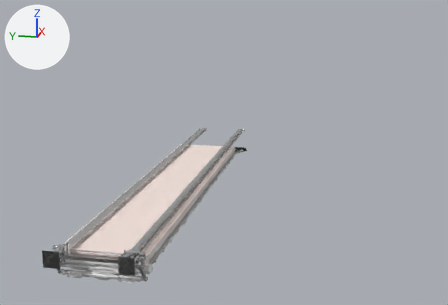
Before and after pictures for a commit that changed the FBX model a-frame_simplified/meshes/trucks/tuning/main.fbx.
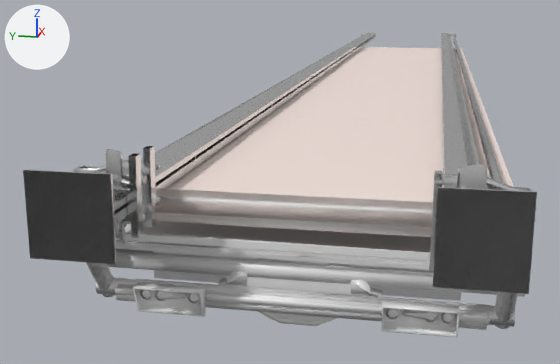
Each version appears first whole from a camera (50 mm lens) standing at (-0.1918, -0.0825, 0.1027) and looking at (0.1151, -0.0212, 0.026), and next in a close-up from a camera (50 mm lens) standing at (-0.057, -0.0101, 0.0318) and looking at (0.0, 0.0013, 0.0175). Arrows for +X, +Y and +Z are at upper left; the lights stay in place. Where no turn or scale is listed for an object, it has been applied to the vertices. Vertices at the same position are counted once.

In view in the first close-up: 'body.156', 'cdt_Body', 'cdt_LeftAnchor.002', 'cdt_Overcrank', 'cdt_Ramp', 'cdt_RightAnchor.002', 'cdt_TopLeftAnchor', 'cdt_TopRightAnchor', 'ramp', 'topRightAnchor'.
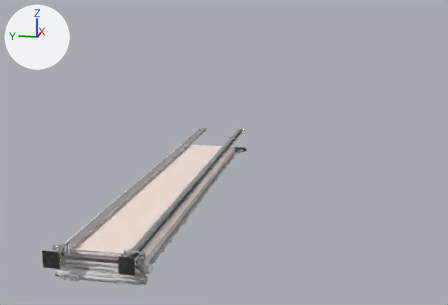
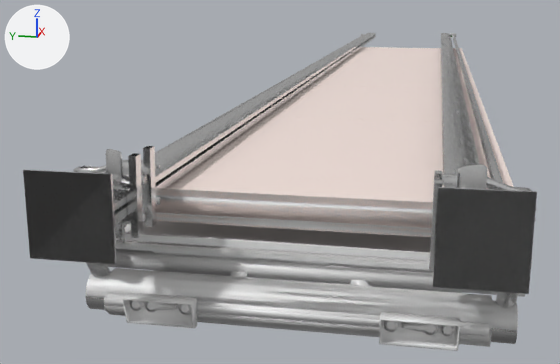
Where the newer file only moved an object's origin or applied its transform, the numbers keep the older frame.

Boxes (x1, y1, x2, y2) around the edits, measured in the close-ups (560 x 364 px; the box of a moved part takes in the faces that stretch with it):
'topRightAnchor', reshaped: before (23, 33, 537, 329); after (23, 33, 537, 344)
'body.156', reshaped (12% taller): before (107, 221, 532, 337); after (104, 221, 532, 351)
'cdt_Body', reshaped: before (116, 244, 490, 329); after (106, 246, 493, 346)
'cdt_LeftAnchor.002', reshaped: before (86, 262, 119, 297); after (86, 262, 517, 332)
'cdt_RightAnchor.002', reshaped: before (490, 292, 515, 329); after (86, 277, 518, 332)
part 1 of me_cylinder_011, moved or reshaped: before (490, 306, 515, 321); after (86, 277, 518, 332)
part 2 of me_cube_20104, moved or reshaped: before (92, 263, 518, 326); after (86, 263, 517, 344)
part 3 of me_cylinder_010, moved or reshaped: before (95, 263, 119, 296); after (86, 263, 517, 332)
part 4 of me_cube_906, moved or reshaped: before (441, 313, 455, 324); after (441, 325, 455, 337)
part 5 of me_cube_906, moved or reshaped: before (188, 293, 200, 304); after (179, 304, 191, 315)
part 6 of me_cube_906, moved or reshaped: before (155, 291, 186, 301); after (145, 302, 177, 312)
part 7 of me_cube_906, moved or reshaped: before (140, 290, 154, 300); after (129, 300, 144, 311)
part 8 of me_cube_906, moved or reshaped: before (386, 308, 400, 319); after (384, 321, 398, 332)
part 9 of me_cube_906, moved or reshaped: before (403, 310, 438, 322); after (401, 323, 438, 335)
part 10 of me_cube_906, moved or reshaped: before (133, 282, 206, 317); after (122, 292, 197, 328)
part 11 of me_cube_906, moved or reshaped: before (382, 300, 459, 337); after (379, 312, 460, 351)
part 12 of me_cube_906, moved or reshaped: before (115, 284, 488, 323); after (104, 294, 489, 335)
part 13 of me_cube_906, moved or reshaped: before (116, 294, 487, 330); after (104, 304, 489, 343)
part 14 of me_cube_906, moved or reshaped: before (117, 277, 490, 325); after (105, 268, 492, 347)
part 15 of me_cylinder_005, moved or reshaped: before (116, 295, 486, 329); after (106, 305, 489, 342)
part 16 of me_cylinder_005, moved or reshaped: before (117, 280, 490, 325); after (106, 269, 493, 346)

The change, as a list of edits to the scene's bpy script:
```text
Change me_cylinder_010:
    remove me_cylinder_010.from_pydata(...)  # 180 vertices, 94 faces; spans x -0.0063..0.001, y -0.0104..0.0062, z -0.001..0.0085
    add me_cylinder_010.from_pydata(...)  # 180 vertices, 94 faces; spans x -0.0063..0.001, y -0.0272..0.0062, z -0.0015..0.0085
    me_cylinder_010 part 3
    89 vertices are removed from x -0.0007..0.0007, y -0.0104..0.0062, z -0.0007..0.0007
    64 faces are deleted
    8 vertices move within x -0.0062..0.0002, y 0.0049..0.0061, z -0.0008..0.0085
    45 vertices are added at x -0.0026..0.0004, y -0.0272, z -0.0015..0.0015
    44 new vertices lie (0.0, 0.0334, 0.0) away from vertices in x -0.0026..0.0004, y -0.0272, z -0.0015..0.0015
    47 new faces join them, mat_main_mat (white #e7e7e7)
    17 new faces join them, mat_arm_mat (white #e7e7e7)
Change me_cube_906:
    remove me_cube_906.from_pydata(...)  # 4784 vertices, 2930 faces; spans x 0.036..0.213, y -0.018..0.018, z 0.005..0.017
    add me_cube_906.from_pydata(...)  # 4784 vertices, 2930 faces; spans x 0.034..0.213, y -0.018..0.018, z 0.005..0.017
    me_cube_906 part 4: the loose piece of 98 vertices spanning x 0.037..0.038, y -0.012..-0.011, z 0.012..0.013 is moved by (-0.002, 0.0, 0.0)
    me_cube_906 part 5: the loose piece of 98 vertices spanning x 0.037..0.038, y 0.007..0.008, z 0.012..0.013 is moved by (-0.002, 0.0, 0.0)
    me_cube_906 part 6: the loose piece of 98 vertices spanning x 0.037..0.038, y 0.009..0.011, z 0.012..0.013 is moved by (-0.002, 0.0, 0.0)
    me_cube_906 part 7: the loose piece of 98 vertices spanning x 0.037..0.038, y 0.011..0.012, z 0.012..0.013 is moved by (-0.002, 0.0, 0.0)
    me_cube_906 part 8: the loose piece of 98 vertices spanning x 0.037..0.038, y -0.008..-0.007, z 0.012..0.013 is moved by (-0.002, 0.0, 0.0)
    me_cube_906 part 9: the loose piece of 98 vertices spanning x 0.037..0.038, y -0.011..-0.009, z 0.012..0.013 is moved by (-0.002, 0.0, 0.0)
    me_cube_906 part 10: the loose piece of 16 vertices spanning x 0.036..0.038, y 0.007..0.013, z 0.011..0.013 is moved by (-0.002, 0.0, 0.0)
    me_cube_906 part 11: the loose piece of 16 vertices spanning x 0.036..0.038, y -0.013..-0.007, z 0.011..0.013 is moved by (-0.002, 0.0, 0.0)
    me_cube_906 part 12: the loose piece of 24 vertices spanning x 0.038, y -0.015..0.015, z 0.012 is moved by (-0.002, 0.0, 0.0)
    me_cube_906 part 13: the loose piece of 24 vertices spanning x 0.038, y -0.015..0.015, z 0.011..0.012 is moved by (-0.002, 0.0, 0.0)
    me_cube_906 part 14: 30 vertices moved from x 0.038..0.04, y -0.015..0.015, z 0.011..0.013 to x 0.036..0.04, y -0.015..0.015, z 0.011..0.014; 42 vertices removed from x 0.038..0.04, y -0.015..0.015, z 0.011..0.012; 42 vertices added at x 0.036..0.04, y -0.015..0.015, z 0.01..0.013
Change me_cylinder_005:
    remove me_cylinder_005.from_pydata(...)  # 494 vertices, 358 faces; spans x -0.001..0.174, y -0.017..0.017, z 0.003..0.012
    add me_cylinder_005.from_pydata(...)  # 494 vertices, 358 faces; spans x -0.004..0.174, y -0.017..0.017, z 0.003..0.012
    me_cylinder_005 part 15: the loose piece of 24 vertices spanning x -0.001, y -0.015..0.015, z 0.007..0.008 is moved by (-0.002, 0.0, 0.0)
    me_cylinder_005 part 16: 29 vertices moved from x -0.001..0.0, y -0.015..0.015, z 0.007..0.009 to x -0.003..0.0, y -0.015..0.015, z 0.006..0.01; 40 vertices removed from x -0.001..0.001, y -0.015..0.015, z 0.007..0.009; 40 vertices added at x -0.003..0.001, y -0.015..0.015, z 0.006..0.009
Change me_cube_20104:
    remove me_cube_20104.from_pydata(...)  # 2970 vertices, 1948 faces; spans x -0.011..0.214, y -0.001..0.033, z -0.001..0.013
    add me_cube_20104.from_pydata(...)  # 3060 vertices, 2038 faces; spans x -0.011..0.214, y -0.001..0.033, z -0.002..0.013
    me_cube_20104 part 2: 38 vertices moved within x -0.006..0.001, y -0.001..0.033, z -0.001..0.008; 119 vertices removed from x -0.001..0.001, y -0.001..0.033, z -0.001..0.001; 209 vertices added at x -0.003..0.0, y -0.001..0.033, z -0.002..0.001
Change me_cylinder_011:
    remove me_cylinder_011.from_pydata(...)  # 180 vertices, 94 faces; spans x -0.0063..0.001, y -0.0063..0.0103, z -0.001..0.0085
    add me_cylinder_011.from_pydata(...)  # 180 vertices, 94 faces; spans x -0.0063..0.001, y -0.0063..0.0271, z -0.0015..0.0085
    me_cylinder_011 part 1
    46 vertices are removed from x -0.0007..0.0007, y -0.0063..0.0103, z -0.0007..0.0007
    47 faces are deleted
    43 vertices move from x -0.0007..0.0007, y -0.0063, z -0.0007..0.0007 to x -0.0026..0.0004, y -0.0063, z -0.0015..0.0015
    2 vertices are added at (-0.0004, 0.0271, 0.0013), (-0.0004, -0.0063, 0.0013)
    44 new vertices lie (0.0, 0.0334, 0.0) away from vertices in x -0.0007..0.0007, y -0.0063, z -0.0007..0.0007
    47 new faces join them, mat_main_mat (white #e7e7e7)
```
